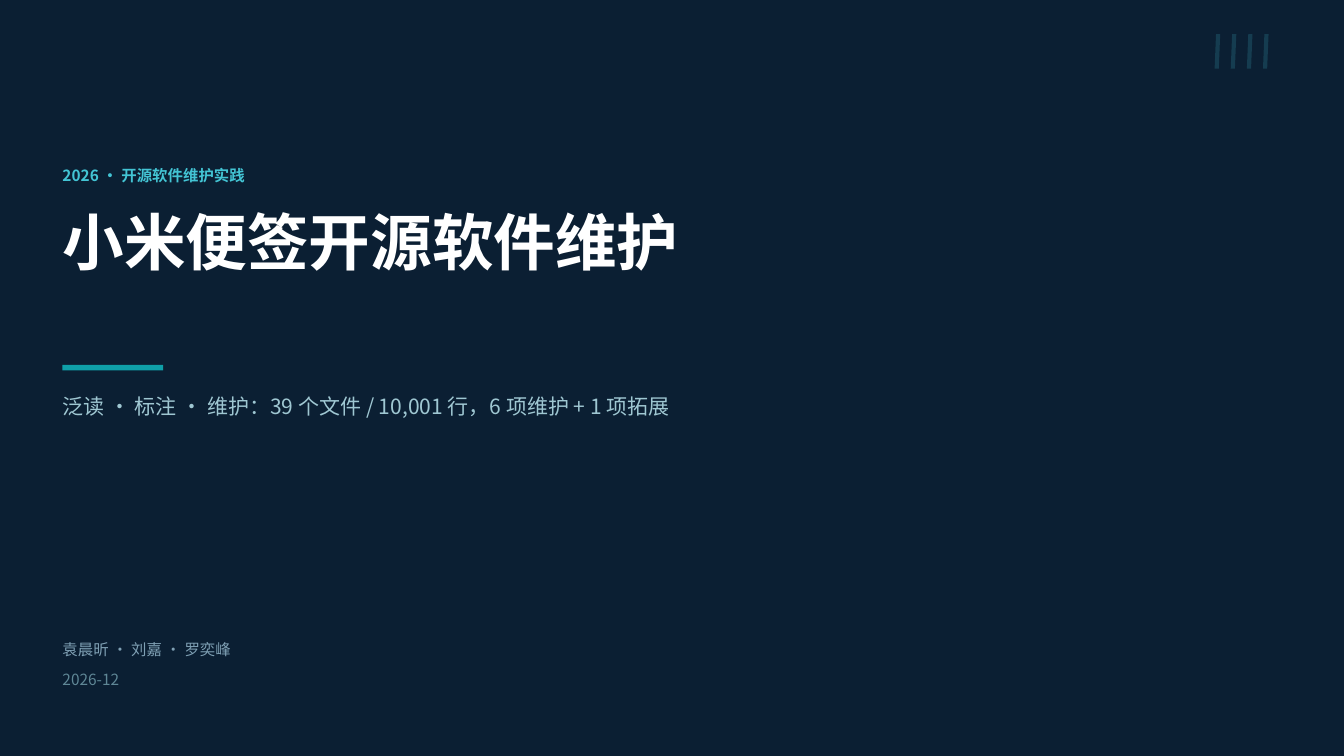
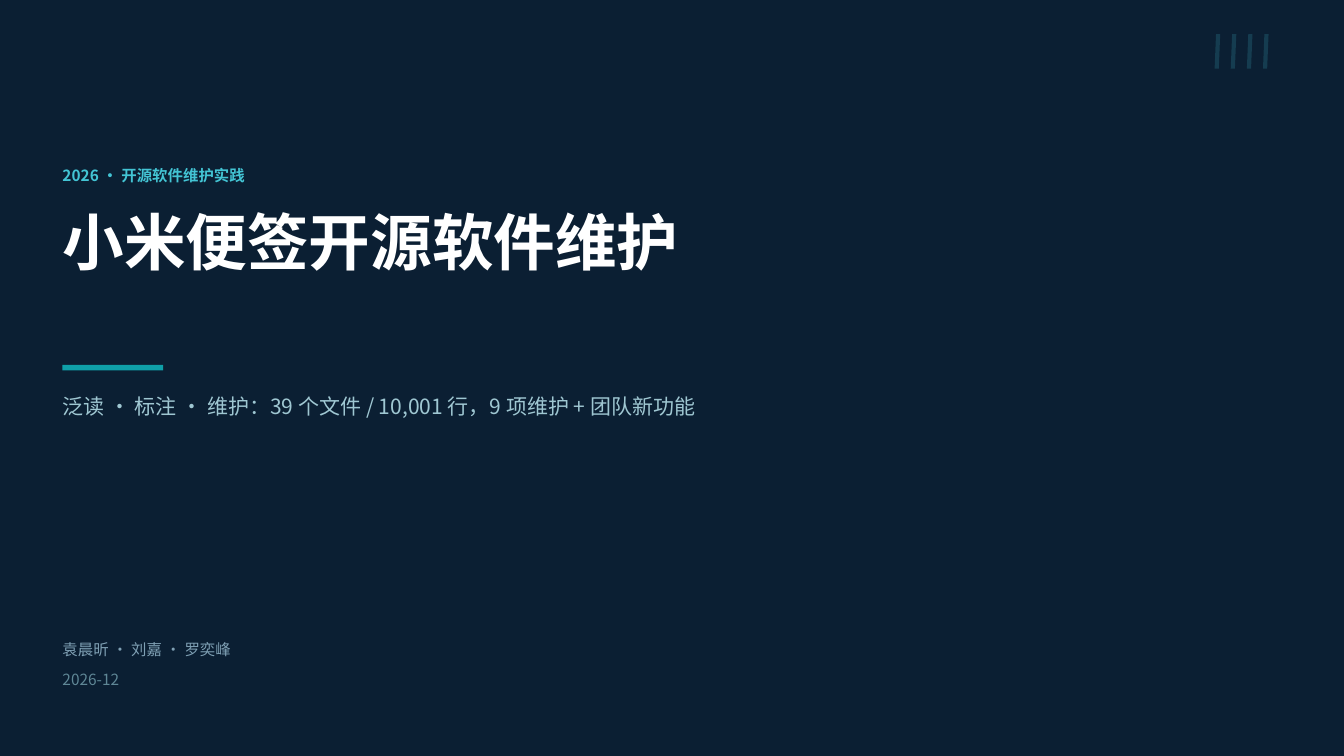
Before and after one commit to sys-analysis-design-team/micode-notes-maintenance, a slide deck: slide 1 of dist/小米便签开源软件维护.pptx. Drawn at 1344x756 pixels with LibreOffice and Linux fonts; fonts in the diff are those of the drawing; background and template pictures are left out. Boxes give left, top, right and bottom in pixels: in the first picture for what was removed or moved away, otherwise in the second. Text is boxed around its words. In the diff, an @@ line names an element or a change of style, - is before the commit and + after.

```diff
--- a/dist/小米便签开源软件维护.pptx
+++ b/dist/小米便签开源软件维护.pptx
@@ text at [62, 396, 695, 418]: text changed @@
-泛读 · 标注 · 维护：39 个文件 / 10,001 行，6 项维护 + 1 项拓展
+泛读 · 标注 · 维护：39 个文件 / 10,001 行，9 项维护 + 团队新功能
```
Also in this commit, not shown: 3 other slides changed, 1 slide added, 1 slide removed, 7 other files.
